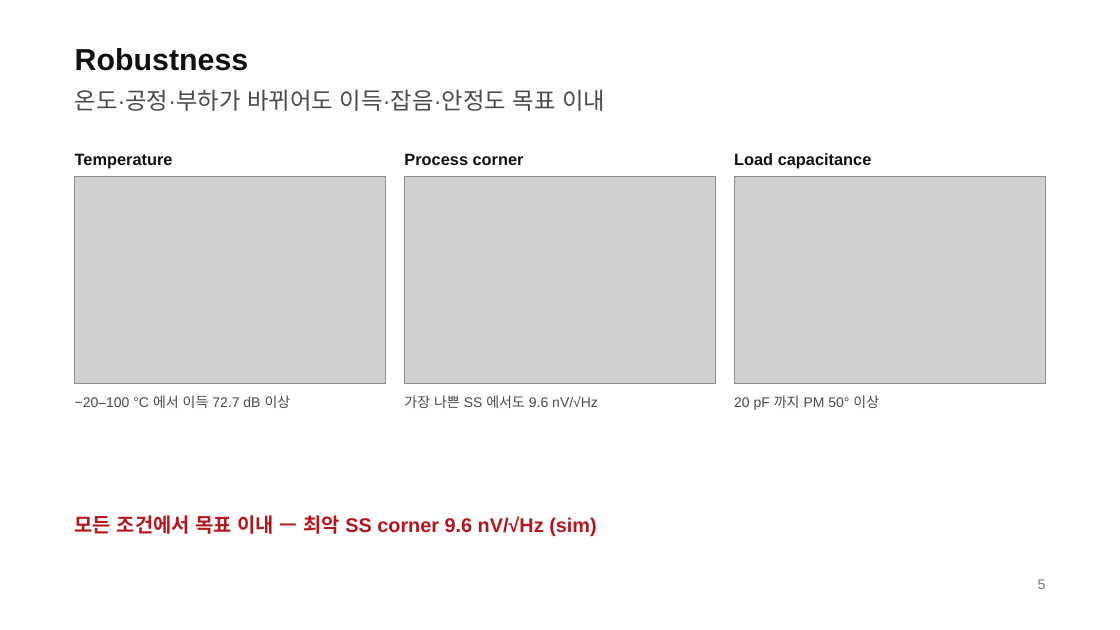
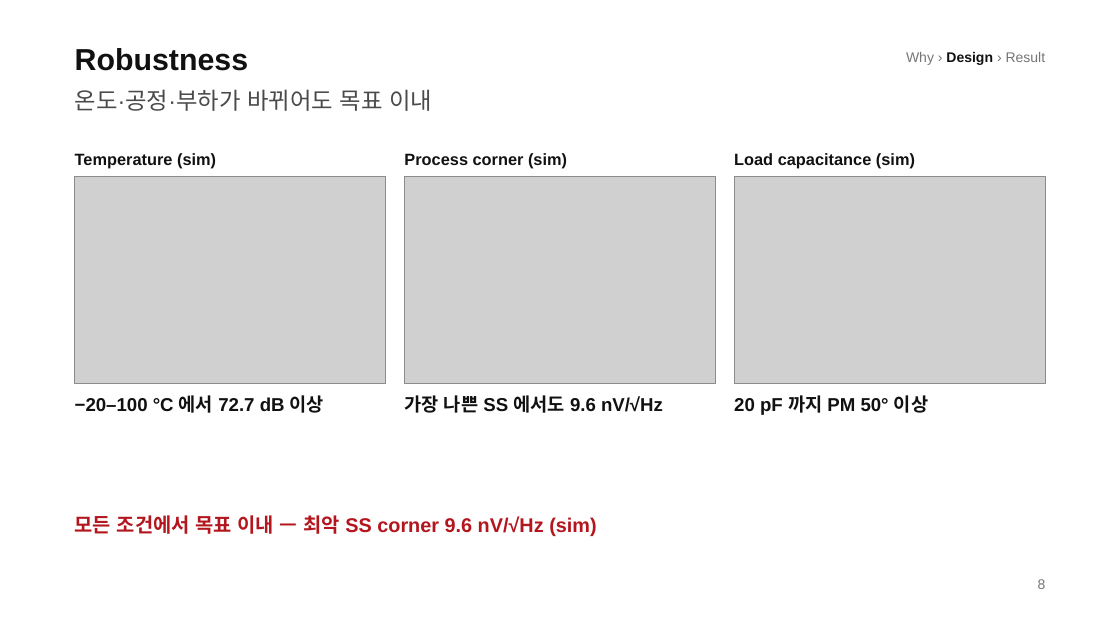
Before and after one commit to Coxwoo/simple-pt-jsw, a slide deck: slide 8 of example/demo_amp.pptx (slide 5 before the commit). Drawn at 1120x630 pixels with LibreOffice and Linux fonts; fonts in the diff are those of the drawing; grey boxes stand for pictures. Boxes give left, top, right and bottom in pixels: in the first picture for what was removed or moved away, otherwise in the second. Text is boxed around its words. In the diff, an @@ line names an element or a change of style, - is before the commit and + after.

```diff
--- a/example/demo_amp.pptx
+++ b/example/demo_amp.pptx
@@ text added at [906,52,1046,65], 12 pt, text #767676 @@
+Why › Design › Result
@@ text at [75,89,432,111]: text changed @@
-온도·공정·부하가 바뀌어도 이득·잡음·안정도 목표 이내
+온도·공정·부하가 바뀌어도 목표 이내
@@ text at [75,153,216,169]: text changed @@
-Temperature
+Temperature (sim)
@@ text at [404,153,567,169]: text changed @@
-Process corner
+Process corner (sim)
@@ text at [734,153,915,169]: text changed @@
-Load capacitance
+Load capacitance (sim)
@@ text at [75,395,324,413]: text changed; size 12 to 16 pt; text colour #4A4A4A to #111111; bold on @@
-−20–100 °C 에서 이득 72.7 dB 이상
+−20–100 °C 에서 72.7 dB 이상
@@ text "가장 나쁜 SS 에서도 9.6 ..." at [404,395,663,413]: size 12 to 16 pt, text colour #4A4A4A to #111111, bold on; line spacing 16.8pt to 20.8pt @@
@@ text "20 pF 까지 PM 50° ..." at [734,395,928,415]: size 12 to 16 pt, text colour #4A4A4A to #111111, bold on; line spacing 16.8pt to 20.8pt @@
@@ text at [1038,579,1046,589]: text changed @@
-5
+8
```
Also in this commit, not shown: 9 other slides changed, 4 slides added, 32 other files.
